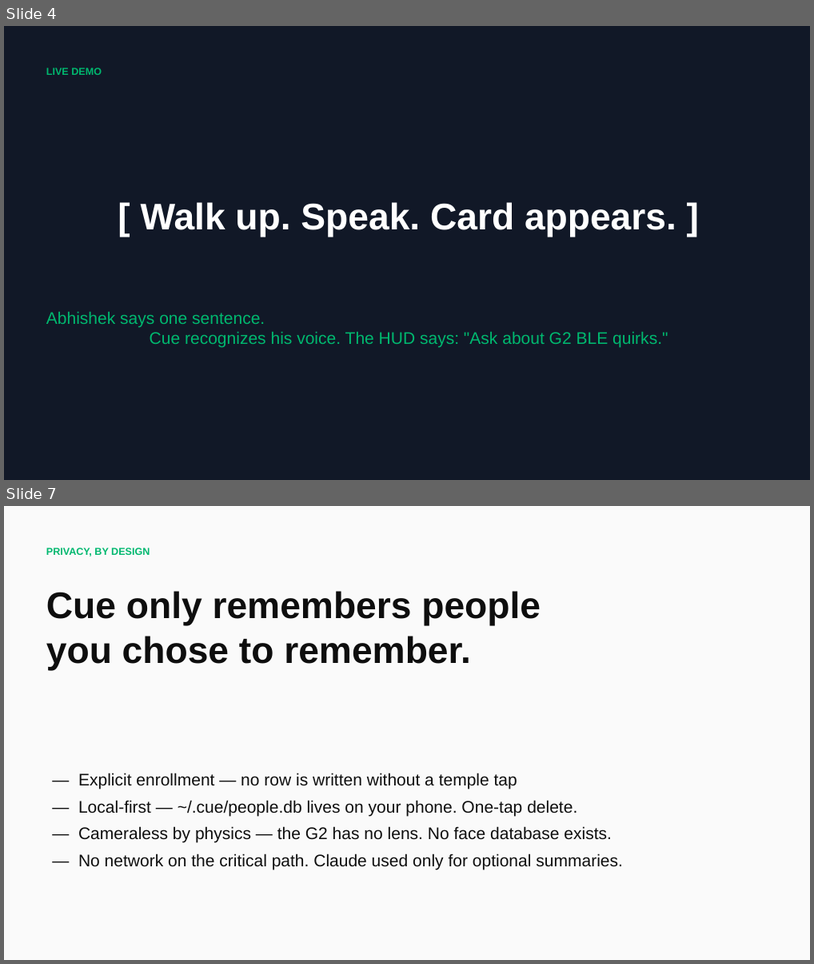
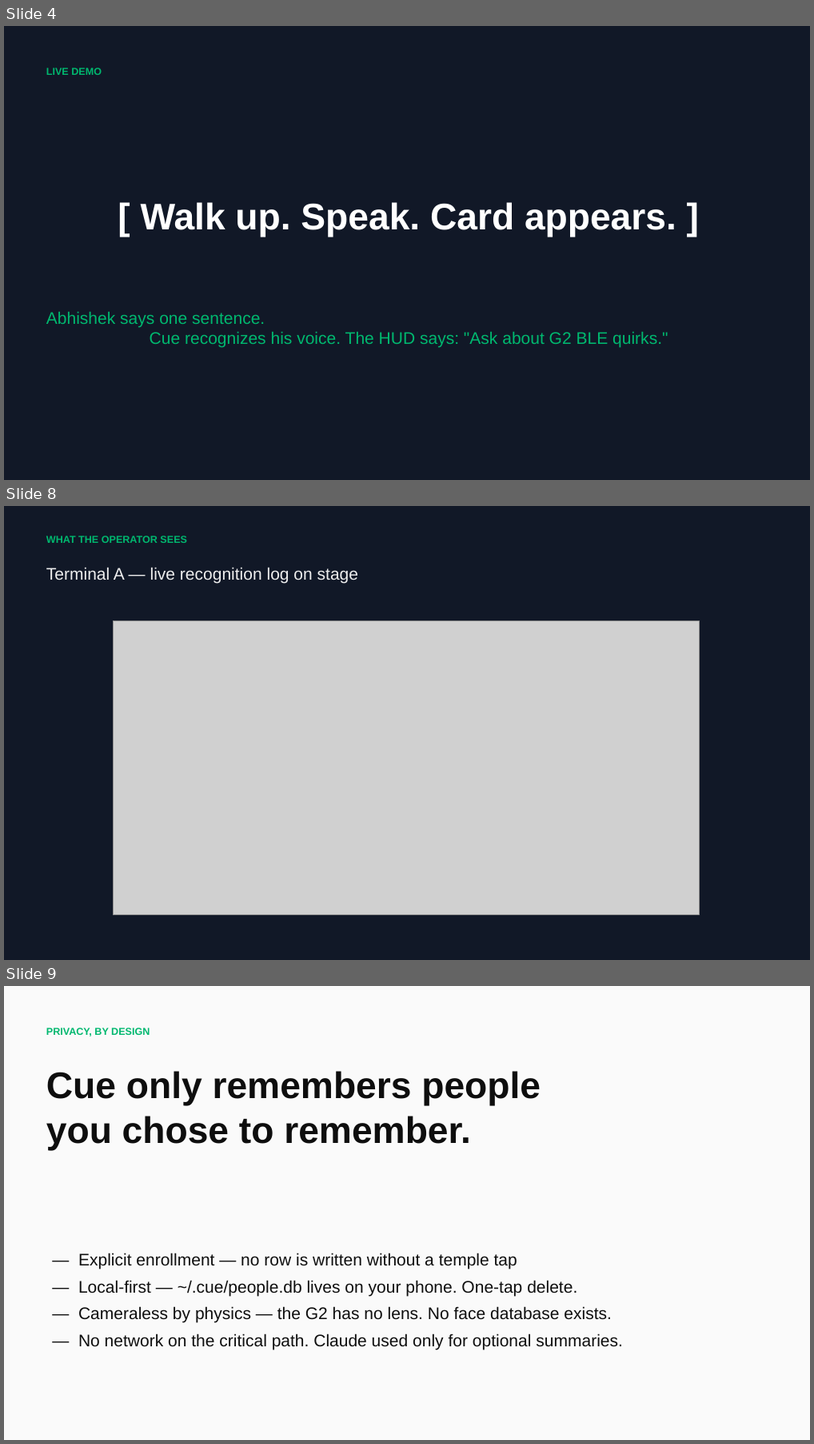
Before and after one commit to abhishekj720/Cue-evenRealitiesG2, a slide deck: docs/Cue-Pitch.pptx. Shown one above the other, each under a label of ours: slides 4 and 7 before the commit, slides 4, 8 and 9 after it; the slides between them are not shown. The pictures are 814x964 and 814x1444 pixels, drawn with LibreOffice and Linux fonts; fonts in the diff are those of the drawing; grey boxes stand for pictures. Boxes give left, top, right and bottom in pixels: in the first picture for what was removed or moved away, otherwise in the second. Text is boxed around its words. In the diff, an @@ line names an element or a change of style, - is before the commit and + after.

Commit message:
pitch: HUD screenshots + end-to-end flow diagram + terminal log; embedded in deck

```diff
--- a/docs/Cue-Pitch.pptx
+++ b/docs/Cue-Pitch.pptx
@@ slide 8 added at (4,506,810,960), background #111827 @@
@@ text added at (46,536,187,543), 12 pt, text #00B86F, bold @@
+WHAT THE OPERATOR SEES
@@ text added at (46,567,358,584), 20 pt, text #EEEEEE @@
+Terminal A — live recognition log on stage
@@ picture added at (113,621,700,914) @@
@@ what was slide 7 is now slide 9 @@
```
Also in this commit, not shown: 1 slide changed, 2 other slides added, 1 slide removed, 16 other files.
